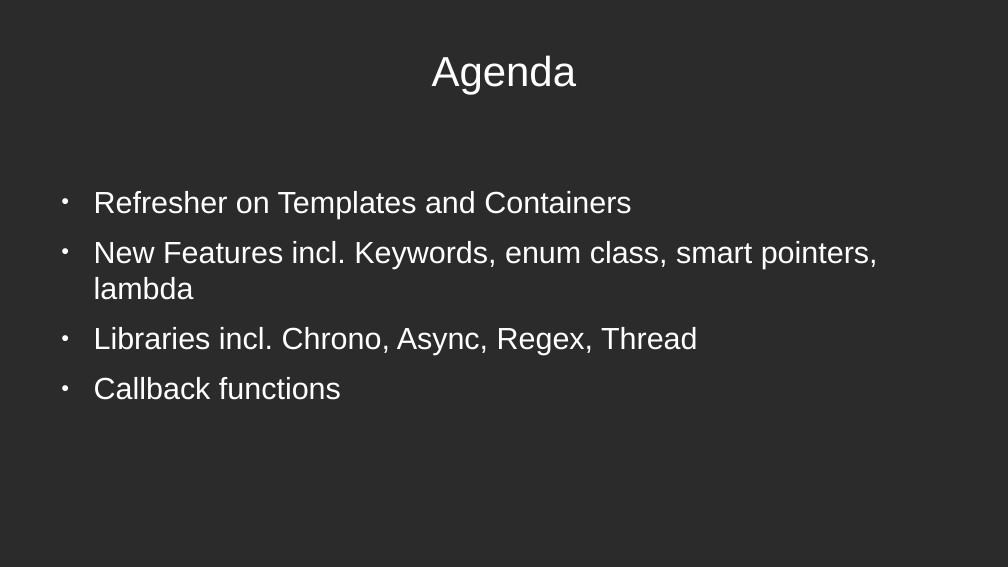
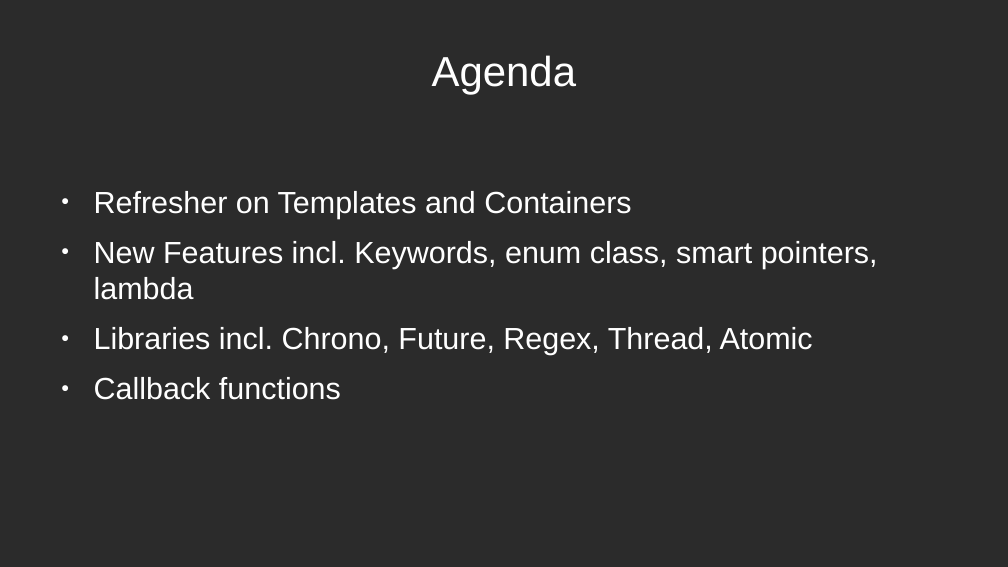
Before and after one commit to mleibeng/Crash-Course-CPP-11-17, a slide deck: slide 2 of Presentation/Crash Course.odp. Drawn at 1008x567 pixels with LibreOffice and Linux fonts; fonts in the diff are those of the drawing; background and template pictures are left out; a plain dark background stands for a picture behind light text. Boxes give left, top, right and bottom in pixels: in the first picture for what was removed or moved away, otherwise in the second. Text is boxed around its words. In the diff, an @@ line names an element or a change of style, - is before the commit and + after.

```diff
--- a/Presentation/Crash Course.odp
+++ b/Presentation/Crash Course.odp
@@ text at box(94, 327, 813, 355): text changed @@
-● Libraries incl. Chrono, Async, Regex, Thread
+● Libraries incl. Chrono, Future, Regex, Thread, Atomic
```
Also in this commit, not shown: 1 other slide changed, 37 slides added, 5 slides removed, 2 other files.
